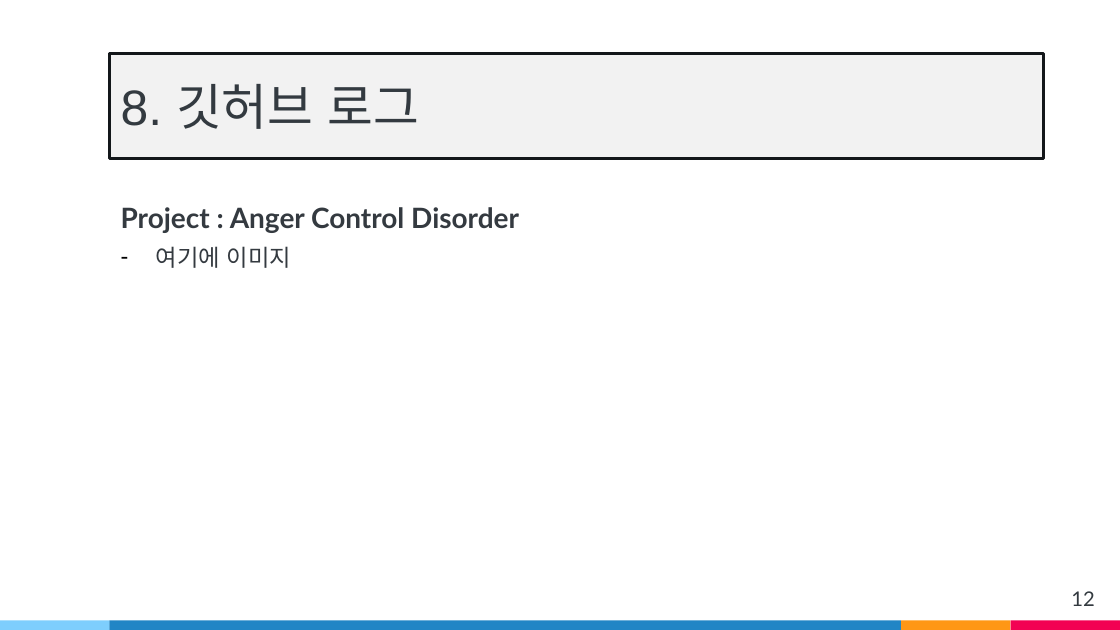
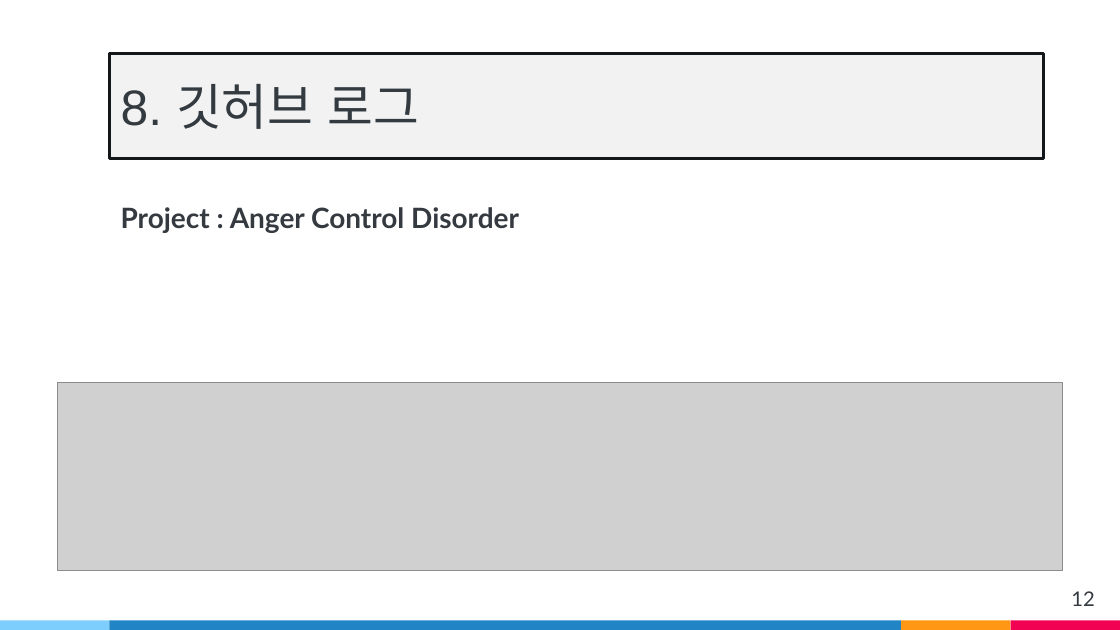
Before and after one commit to wsj2681/Anger_Control_Disoder, a slide deck: slide 12 of Capstone Design/발표자료/중간발표/v1.pptx. Drawn at 1120x630 pixels with LibreOffice and Linux fonts; fonts in the diff are those of the drawing; grey boxes stand for pictures. Boxes give left, top, right and bottom in pixels: in the first picture for what was removed or moved away, otherwise in the second. Text is boxed around its words. In the diff, an @@ line names an element or a change of style, - is before the commit and + after.

```diff
--- a/Capstone Design/발표자료/중간발표/v1.pptx
+++ b/Capstone Design/발표자료/중간발표/v1.pptx
@@ text at (156, 246, 291, 268): paragraph removed @@
-– 여기에 이미지
@@ picture added at (57, 383, 1063, 571) @@
```
Also in this commit, not shown: 4 other slides changed.
